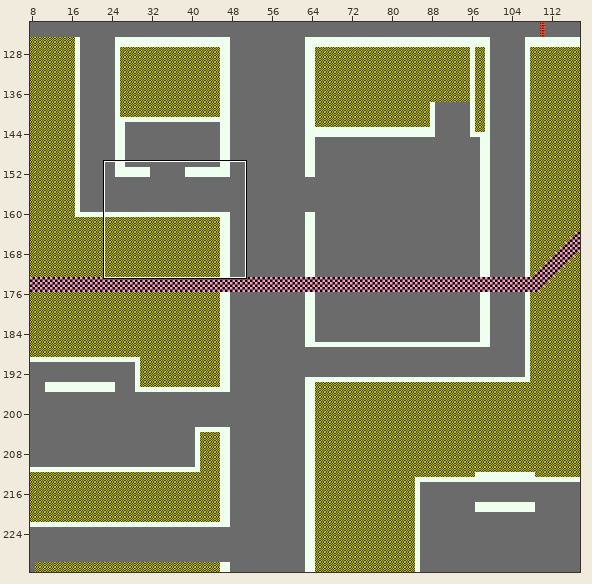
A Tiled map gets an edit: Assets/Graphics/Maps/Retail/RetailNew.tmx. Above: a wide view before the commit, with the close-up outlined.
Close-up. The starting point:
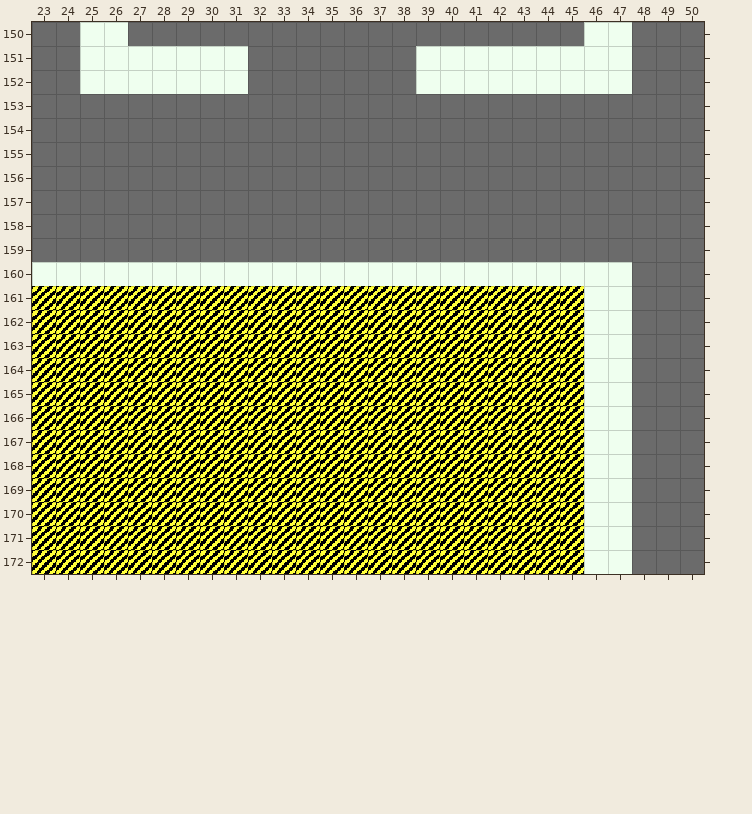
Cells are 16x16 px. Shown: x 23..50, y 150..172. The commit also changed other parts of the map, which this record leaves out.
And afterwards:
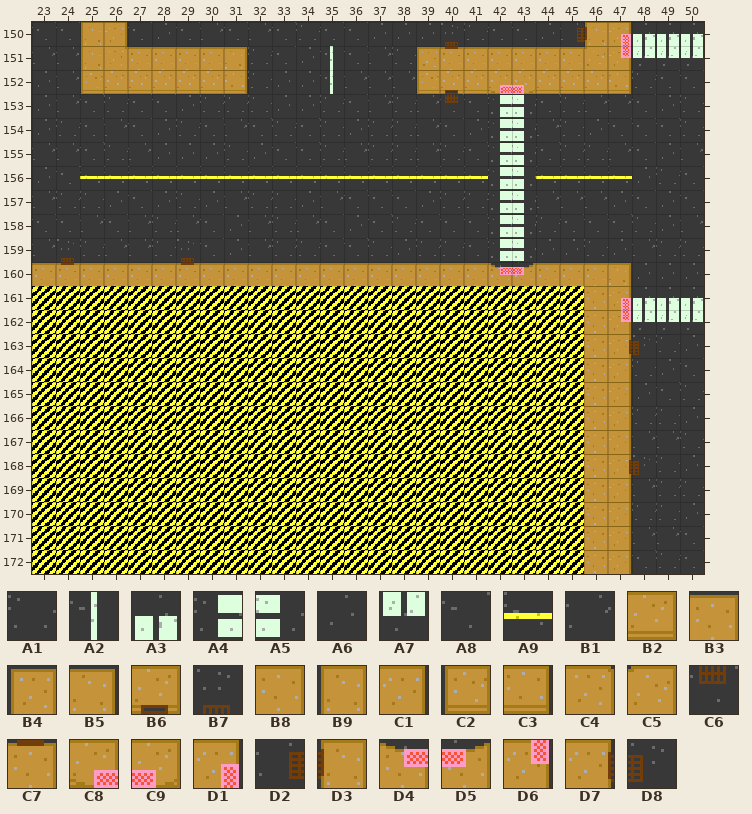
Key: from "RoadSidewalk": A1 0, A2 2, A3 5, A4 6, A5 7, A6 9, A7 14, A8 18, A9 20, B1 27, B2 36, B3 37, B4 38, B5 39, B6 42, B7 43, B8 44, B9 45, C1 46, C2 47, C3 48, C4 49, C5 50, C6 51, C7 52, C8 54, C9 55, D1 56, D2 60, D3 61, D4 63, D5 64, D6 65, D7 69, D8 70.
__ is an empty cell, .. an unchanged one.
Tiles of an added or newly shown layer are drawn over the layers below it.
The exact change:
--- layer "Graphics/BG" (added)
@@ x 23..50 @@
-150 __ __ __ __ __ __ __ __ __ __ __ __ __ __ __ __ __ __ __ __ __ __ __ __ __ __ __ __
-151 __ __ __ __ __ __ __ __ __ __ __ __ __ __ __ __ __ __ __ __ __ __ __ __ __ __ __ __
-152 __ __ __ __ __ __ __ __ __ __ __ __ __ __ __ __ __ __ __ __ __ __ __ __ __ __ __ __
-153 __ __ __ __ __ __ __ __ __ __ __ __ __ __ __ __ __ __ __ __ __ __ __ __ __ __ __ __
-154 __ __ __ __ __ __ __ __ __ __ __ __ __ __ __ __ __ __ __ __ __ __ __ __ __ __ __ __
-155 __ __ __ __ __ __ __ __ __ __ __ __ __ __ __ __ __ __ __ __ __ __ __ __ __ __ __ __
-156 __ __ __ __ __ __ __ __ __ __ __ __ __ __ __ __ __ __ __ __ __ __ __ __ __ __ __ __
-157 __ __ __ __ __ __ __ __ __ __ __ __ __ __ __ __ __ __ __ __ __ __ __ __ __ __ __ __
-158 __ __ __ __ __ __ __ __ __ __ __ __ __ __ __ __ __ __ __ __ __ __ __ __ __ __ __ __
-159 __ __ __ __ __ __ __ __ __ __ __ __ __ __ __ __ __ __ __ __ __ __ __ __ __ __ __ __
-160 __ __ __ __ __ __ __ __ __ __ __ __ __ __ __ __ __ __ __ __ __ __ __ __ __ __ __ __
-161 .. .. .. .. .. .. .. .. .. .. .. .. .. .. .. .. .. .. .. .. .. .. .. __ __ __ __ __
-162 .. .. .. .. .. .. .. .. .. .. .. .. .. .. .. .. .. .. .. .. .. .. .. __ __ __ __ __
-163 .. .. .. .. .. .. .. .. .. .. .. .. .. .. .. .. .. .. .. .. .. .. .. __ __ __ __ __
-164 .. .. .. .. .. .. .. .. .. .. .. .. .. .. .. .. .. .. .. .. .. .. .. __ __ __ __ __
-165 .. .. .. .. .. .. .. .. .. .. .. .. .. .. .. .. .. .. .. .. .. .. .. __ __ __ __ __
-166 .. .. .. .. .. .. .. .. .. .. .. .. .. .. .. .. .. .. .. .. .. .. .. __ __ __ __ __
-167 .. .. .. .. .. .. .. .. .. .. .. .. .. .. .. .. .. .. .. .. .. .. .. __ __ __ __ __
-168 .. .. .. .. .. .. .. .. .. .. .. .. .. .. .. .. .. .. .. .. .. .. .. __ __ __ __ __
-169 .. .. .. .. .. .. .. .. .. .. .. .. .. .. .. .. .. .. .. .. .. .. .. __ __ __ __ __
-170 .. .. .. .. .. .. .. .. .. .. .. .. .. .. .. .. .. .. .. .. .. .. .. __ __ __ __ __
-171 .. .. .. .. .. .. .. .. .. .. .. .. .. .. .. .. .. .. .. .. .. .. .. __ __ __ __ __
-172 .. .. .. .. .. .. .. .. .. .. .. .. .. .. .. .. .. .. .. .. .. .. .. __ __ __ __ __
+150 A8 A8 B9 C1 A8 A6 A8 B1 A8 B1 A8 A1 A8 A8 A6 A6 A6 B7 A1 A8 A8 A6 D2 D3 D1 A3 A3 A3
+151 B1 B1 B9 C4 B3 B3 B3 B3 B5 A1 A8 A6 A2 A8 B1 A1 B4 C7 B3 B3 B3 B3 B3 C5 D6 A7 A7 A7
+152 A6 B1 C2 B2 B2 B2 B2 B2 C3 A1 A6 A6 A2 B1 B1 B1 C2 B6 B2 C8 C9 B2 B2 B2 C3 A1 A8 A8
+153 A6 B1 A8 A1 A8 A8 A6 A1 A1 A1 A6 A6 A1 A8 B1 A1 B1 C6 A8 A4 A5 A8 A1 B1 B1 A8 A6 A1
+154 A6 A1 A8 B1 A8 A6 A1 A8 B1 A8 A1 A8 A1 A6 A1 A1 B1 A8 A6 A4 A5 B1 A1 A6 A8 A8 A8 A1
+155 B1 B1 A8 A1 B1 A6 A6 A6 A1 A6 A8 A8 A1 B1 A1 A1 B1 A1 A8 A4 A5 A8 A1 A1 B1 A8 A6 B1
+156 A6 A8 A9 A9 A9 A9 A9 A9 A9 A9 A9 A9 A9 A9 A9 A9 A9 A9 A9 A4 A5 A9 A9 A9 A9 A6 A1 A8
+157 B1 A1 A1 A6 A8 A6 A1 A6 B1 A1 A1 A6 B1 A8 A8 A8 A6 A1 A1 A4 A5 B1 B1 B1 A6 A8 A6 A8
+158 A8 A8 B1 A8 B1 A1 B1 A8 A6 B1 A1 B1 A8 A6 A8 A1 A8 A8 A8 A4 A5 A1 A8 A8 A8 A1 A6 B1
+159 B1 B7 A1 B1 B1 A1 B7 A8 A6 B1 A1 A1 A8 A8 A1 A6 A1 A1 A8 A4 A5 A6 A6 A1 A6 B1 A1 A1
+160 B3 C7 B3 B3 B3 B3 C7 B3 B3 B3 B3 B3 B3 B3 B3 B3 B3 B3 B3 D4 D5 B3 B3 B3 B5 A6 A6 A6
+161 .. .. .. .. .. .. .. .. .. .. .. .. .. .. .. .. .. .. .. .. .. .. .. B8 D1 A3 A3 A3
+162 .. .. .. .. .. .. .. .. .. .. .. .. .. .. .. .. .. .. .. .. .. .. .. B8 D6 A7 A7 A7
+163 .. .. .. .. .. .. .. .. .. .. .. .. .. .. .. .. .. .. .. .. .. .. .. B8 D7 D8 A1 A6
+164 .. .. .. .. .. .. .. .. .. .. .. .. .. .. .. .. .. .. .. .. .. .. .. B8 C1 A1 A6 A8
+165 .. .. .. .. .. .. .. .. .. .. .. .. .. .. .. .. .. .. .. .. .. .. .. B8 C1 A6 A8 A1
+166 .. .. .. .. .. .. .. .. .. .. .. .. .. .. .. .. .. .. .. .. .. .. .. B8 C1 A1 A1 A6
+167 .. .. .. .. .. .. .. .. .. .. .. .. .. .. .. .. .. .. .. .. .. .. .. B8 C1 B1 B1 A1
+168 .. .. .. .. .. .. .. .. .. .. .. .. .. .. .. .. .. .. .. .. .. .. .. B8 D7 D8 A1 A6
+169 .. .. .. .. .. .. .. .. .. .. .. .. .. .. .. .. .. .. .. .. .. .. .. B8 C1 B1 A1 A1
+170 .. .. .. .. .. .. .. .. .. .. .. .. .. .. .. .. .. .. .. .. .. .. .. B8 C1 A1 A1 A6
+171 .. .. .. .. .. .. .. .. .. .. .. .. .. .. .. .. .. .. .. .. .. .. .. B8 C1 B1 B1 A8
+172 .. .. .. .. .. .. .. .. .. .. .. .. .. .. .. .. .. .. .. .. .. .. .. B8 C1 A8 A1 A8
